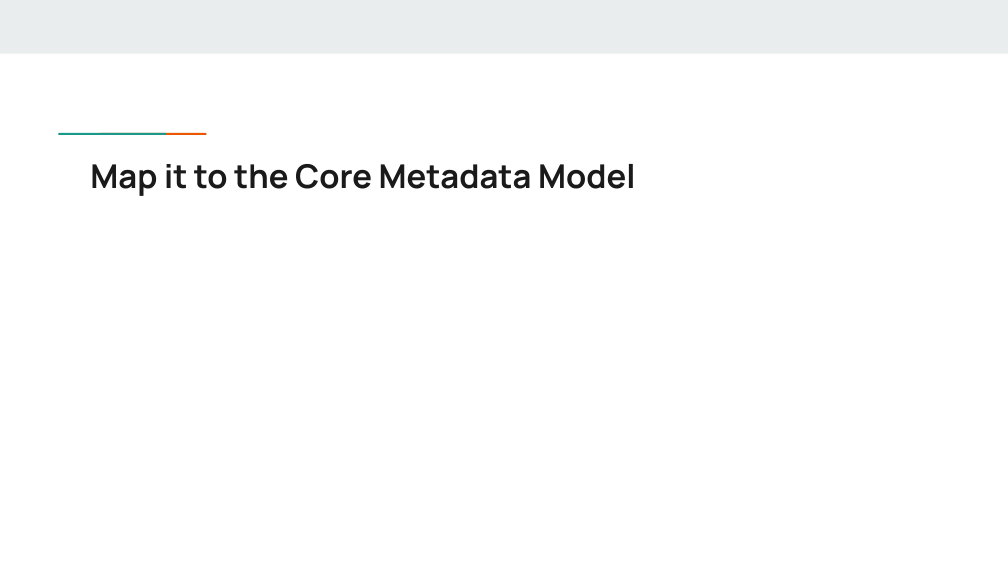
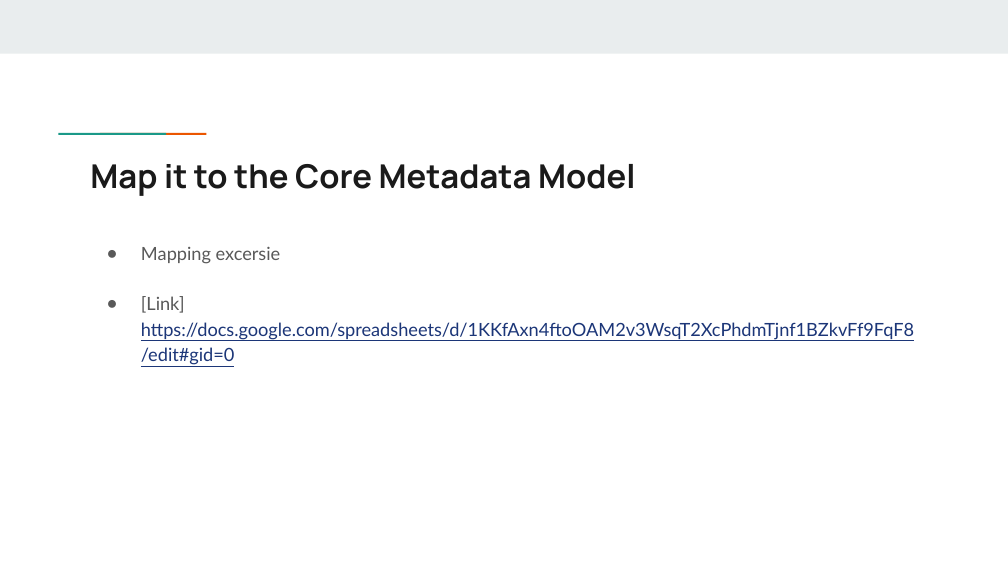
Before and after one commit to Health-RI/health-ri-metadata, a slide deck: slide 17 of Presentations/HRI_Metadata_Schema_ImagingGroup_KickOff (1).pptx (slide 18 before the commit). Drawn at 1008x567 pixels with LibreOffice and Linux fonts; fonts in the diff are those of the drawing. Boxes give left, top, right and bottom in pixels: in the first picture for what was removed or moved away, otherwise in the second. Text is boxed around its words. In the diff, an @@ line names an element or a change of style, - is before the commit and + after.

```diff
--- a/Presentations/HRI_Metadata_Schema_ImagingGroup_KickOff (1).pptx
+++ b/Presentations/HRI_Metadata_Schema_ImagingGroup_KickOff (1).pptx
@@ text added at (141, 247, 914, 365), 13 pt, text #1C3678, underline @@
+● Mapping excersie
+● [Link] https://docs.google.com/spreadsheets/d/1KKfAxn4ftoOAM2v3WsqT2XcPhdmTjnf1BZkvFf9FqF8/edit#gid=0
```
Also in this commit, not shown: 10 other slides changed, 1 slide removed, 1 other file.
